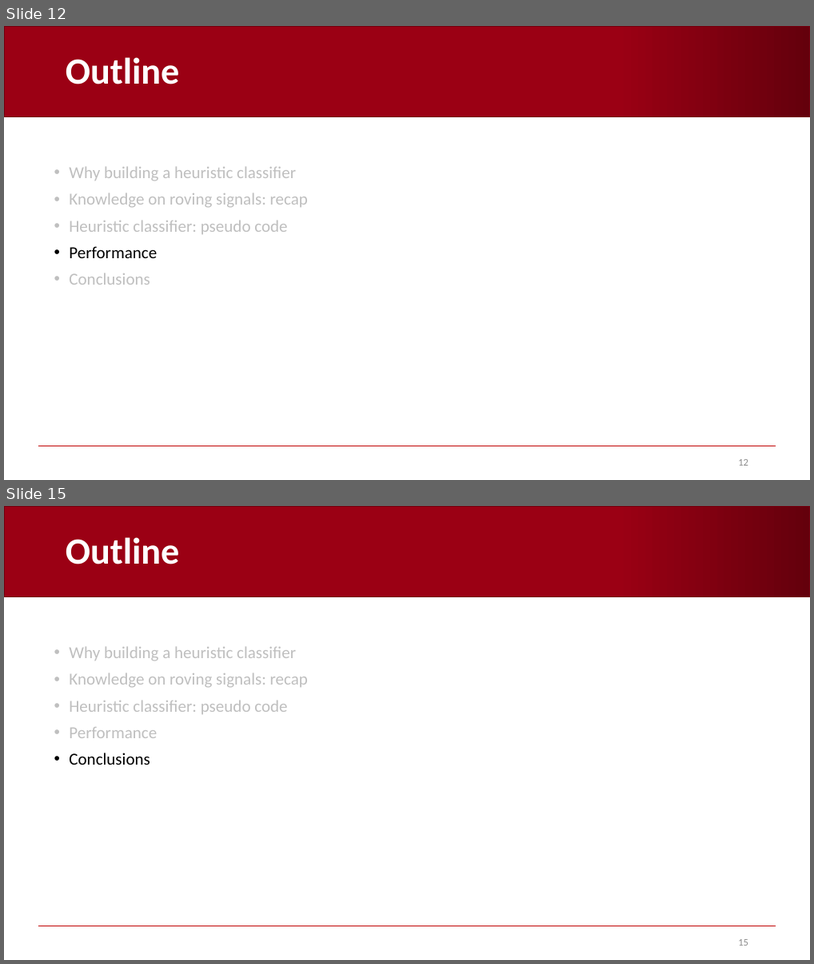
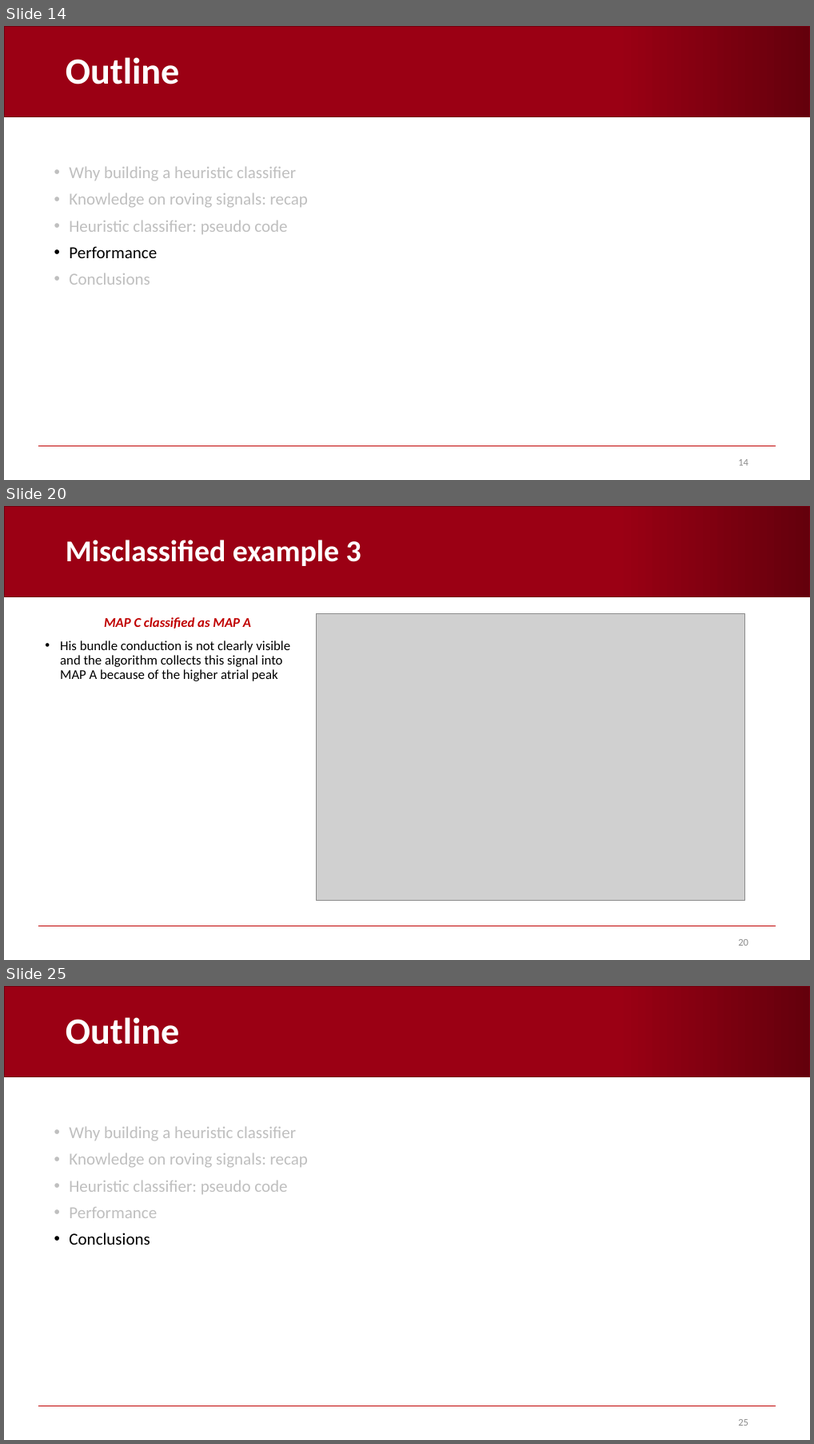
Before and after one commit to AndreaCorrado00/Tesi_magistrale_Corrado_Andrea, a slide deck: Documentation/5. Heuristic classifier.pptx. Shown one above the other, each under a label of ours: slides 12 and 15 before the commit, slides 14, 20 and 25 after it; the slides between them are not shown. The pictures are 814x964 and 814x1444 pixels, drawn with LibreOffice and Linux fonts; fonts in the diff are those of the drawing; grey boxes stand for pictures; background and template pictures are left out. Boxes give left, top, right and bottom in pixels: in the first picture for what was removed or moved away, otherwise in the second. Text is boxed around its words. In the diff, an @@ line names an element or a change of style, - is before the commit and + after.

```diff
--- a/Documentation/5. Heuristic classifier.pptx
+++ b/Documentation/5. Heuristic classifier.pptx
@@ slide 20 added at (4, 506, 810, 960), background #FFFFFF; not listed: 2 template elements that a slide beside it also shows @@
@@ title added at (66, 540, 362, 566), 36 pt, text #FFFFFF, bold @@
+Misclassified example 3
@@ text added at (60, 617, 290, 681), 16 pt, text #000000 @@
+MAP C classified as MAP A
+• His bundle conduction is not clearly visible and the algorithm collects this signal into MAP A because of the higher atrial peak
@@ picture added at (317, 614, 746, 900) @@
@@ page number added at (738, 939, 749, 945), 12 pt, text #8C8C8C @@
+20
@@ what was slide 12 is now slide 14 @@
@@ page number at (738, 459, 749, 465): text changed @@
-12
+14
@@ what was slide 15 is now slide 25 @@
@@ page number at (738, 1419, 749, 1425): text changed @@
-15
+25
```
Also in this commit, not shown: 7 slides changed, 9 other slides added, 15 other files.
